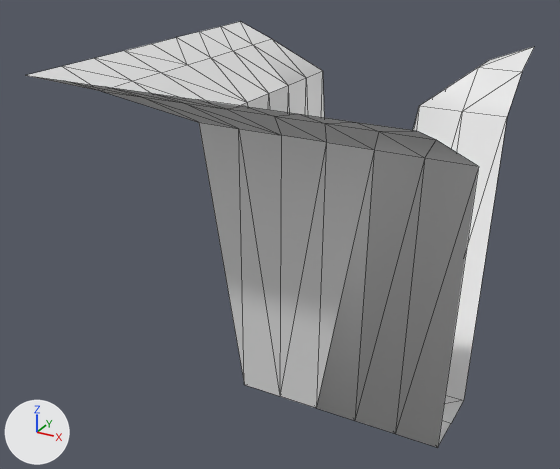
The OBJ model UnityClient/Assets/Resources/Prefabs/Tiles/Sand2a.obj, before and after one commit.
Before and after are seen from a camera (50 mm lens) standing at (0.954, -1.857, 0.405) and looking at (-0.054, -0.024, -0.511). The axes (+X, +Y, +Z) are drawn at lower left. The lights are the same throughout. Mesh edges are drawn as thin lines. Materials are left out; every surface is plain grey. Where no turn or scale is listed for an object, it has been applied to the vertices.

Script lines for the objects in view, before the commit:
```python
me_grid_grid_011_grid_grid_008 = bpy.data.meshes.new('Grid_Grid.011_Grid_Grid.008')
me_grid_grid_011_grid_grid_008.from_pydata(...)  # 81 vertices, 128 faces; spans x -0.5..0.548, y -0.5..0.548, z -1.0..0.0
me_grid_grid_011_grid_grid_008.materials.append(mat_none_001)
# before: 9 (-0.202, -0.077, -0.15), 10 (-0.202, 0.048, -0.15) at pixel (247, 102), 11 (-0.202, -0.202, -0.15) at pixel (198, 122), 16 (-0.077, -0.202, -0.15) at pixel (238, 128), 49 (0.173, -0.202, -0.15) at pixel (326, 142)
# before: 50 (0.048, -0.202, -0.15) at pixel (281, 135), 51 (0.298, -0.202, -0.15) at pixel (374, 149), 52 (0.423, -0.202, -0.15) at pixel (424, 157), 53 (0.548, -0.202, -0.15) at pixel (478, 166), 68 (-0.202, 0.173, -0.15) at pixel (268, 93)
# before: 69 (-0.202, 0.298, -0.15) at pixel (288, 85), 74 (-0.202, 0.423, -0.15) at pixel (306, 77), 78 (-0.202, 0.548, -0.15) at pixel (322, 70)
ob_grid_grid_011_grid_grid_008 = bpy.data.objects.new('Grid_Grid.011_Grid_Grid.008', me_grid_grid_011_grid_grid_008)
ob_grid_grid_011_grid_grid_008.location = (0.0, 0.0, 0.0)
```
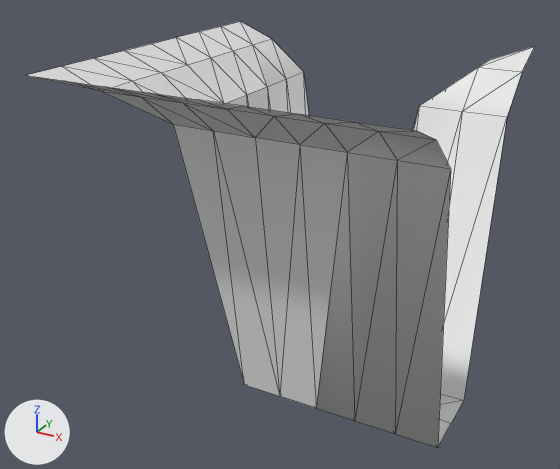
Boxes [x1, y1, x2, y2] around the edits, measured in the pictures (560 x 469 px; the box of a moved part takes in the faces that stretch with it):
part 1 of me_grid_grid_011_grid_grid_008, moved or reshaped: before [106, 39, 478, 446]; after [106, 39, 451, 446]

The change in detail:
me_grid_grid_011_grid_grid_008 has 81 vertices, 128 faces and spans x -0.5..0.548, y -0.5..0.548, z -1.0..0.0.
me_grid_grid_011_grid_grid_008 is used by ob_grid_grid_011_grid_grid_008; location (0.0, 0.0, 0.0).
Part 1, on me_grid_grid_011_grid_grid_008:
Vertices 9, 10, 11, 16, 49 to 53, 68, 69, 74, 78 of me_grid_grid_011_grid_grid_008 move by (-0.048, -0.048, 0.0).
